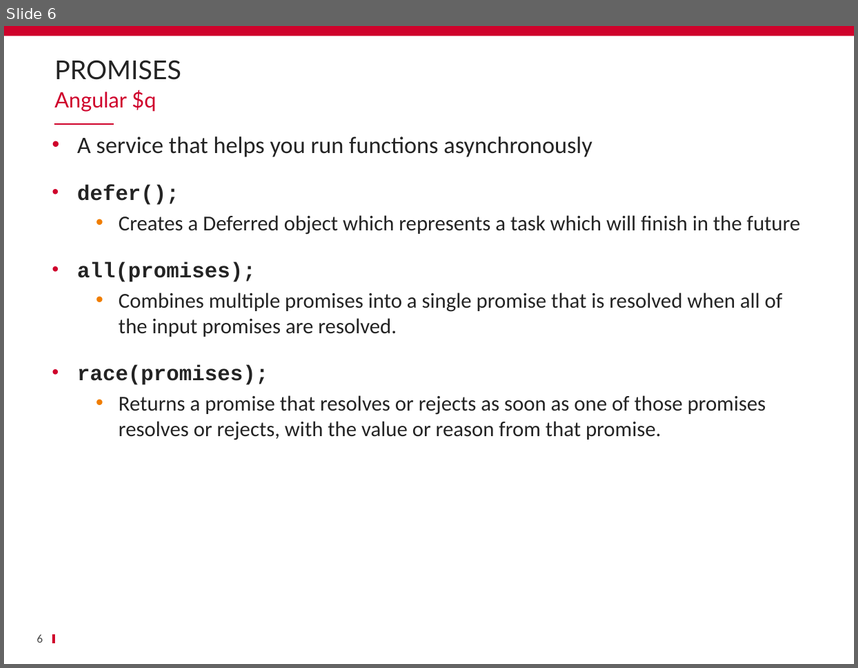
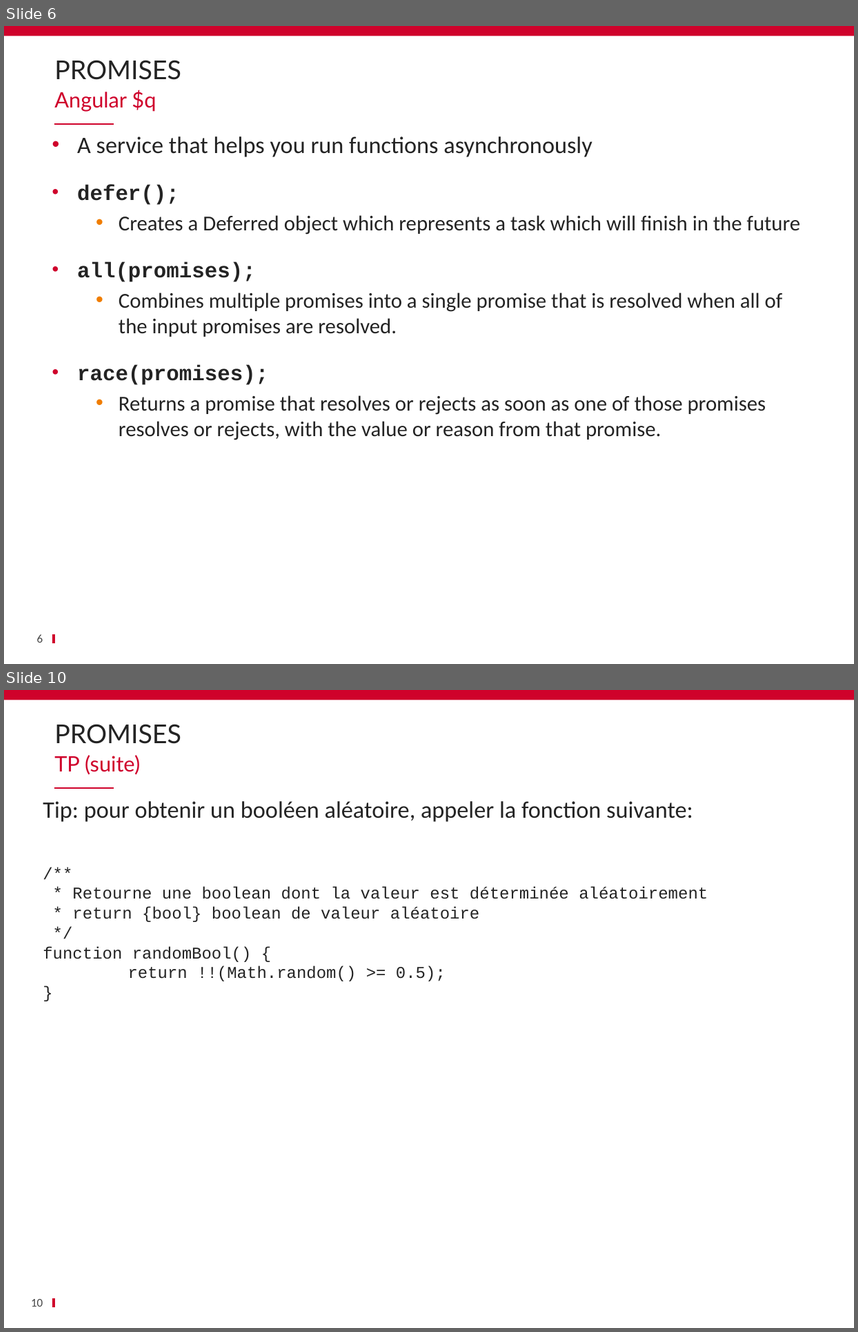
Before and after one commit to schassande/formation-angularjs1, a slide deck: Jour2/08 Promesses/08_Promesses.pptx. Shown one above the other, each under a label of ours: slide 6 before the commit, slides 6 and 10 after it; the slides between them are not shown. The pictures are 858x668 and 858x1332 pixels, drawn with LibreOffice and Linux fonts; fonts in the diff are those of the drawing; background and template pictures are left out. Boxes give left, top, right and bottom in pixels: in the first picture for what was removed or moved away, otherwise in the second. Text is boxed around its words. In the diff, an @@ line names an element or a change of style, - is before the commit and + after.

```diff
--- a/Jour2/08 Promesses/08_Promesses.pptx
+++ b/Jour2/08 Promesses/08_Promesses.pptx
@@ slide 10 added at [4,690,854,1328], background #FFFFFF; not listed: 3 template elements that a slide beside it also shows @@
@@ title added at [54,724,181,744], 22 pt, text #232323 @@
+PROMISES
@@ text added at [54,755,140,775], 18 pt, text #CF022B @@
+TP (suite)
@@ text added at [43,801,708,981], 14 pt, text #232323 @@
+Tip: pour obtenir un booléen aléatoire, appeler la fonction suivante:
+/**
+* Retourne une boolean dont la valeur est déterminée aléatoirement
+* return {bool} boolean de valeur aléatoire
+*/
+function randomBool() {
+return !!(Math.random() >= 0.5);
+}
@@ page number added at [31,1299,43,1306], 10 pt, text #464646 @@
+10
```
Also in this commit, not shown: 2 slides changed, 2 other slides added, 2 slides removed, 40 other files.
